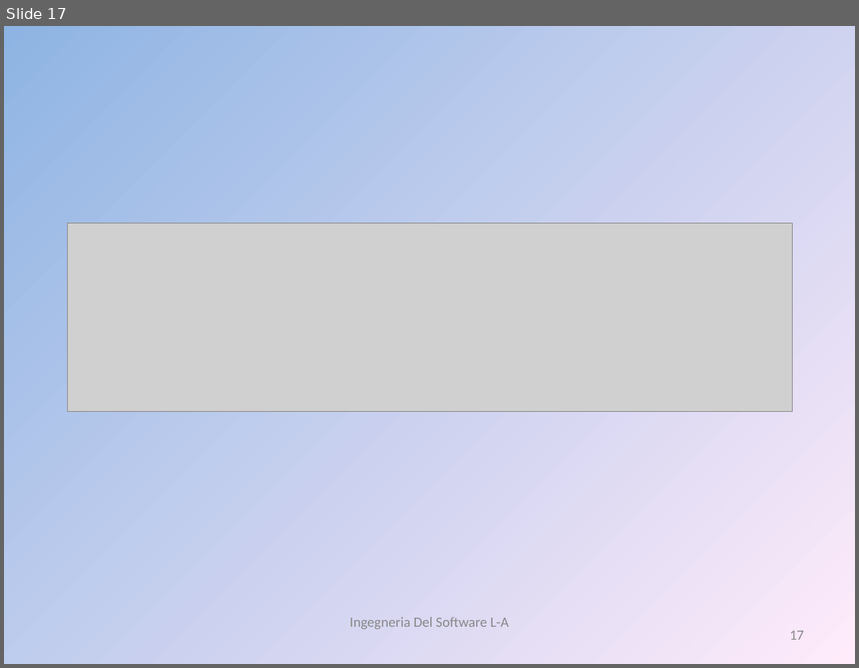
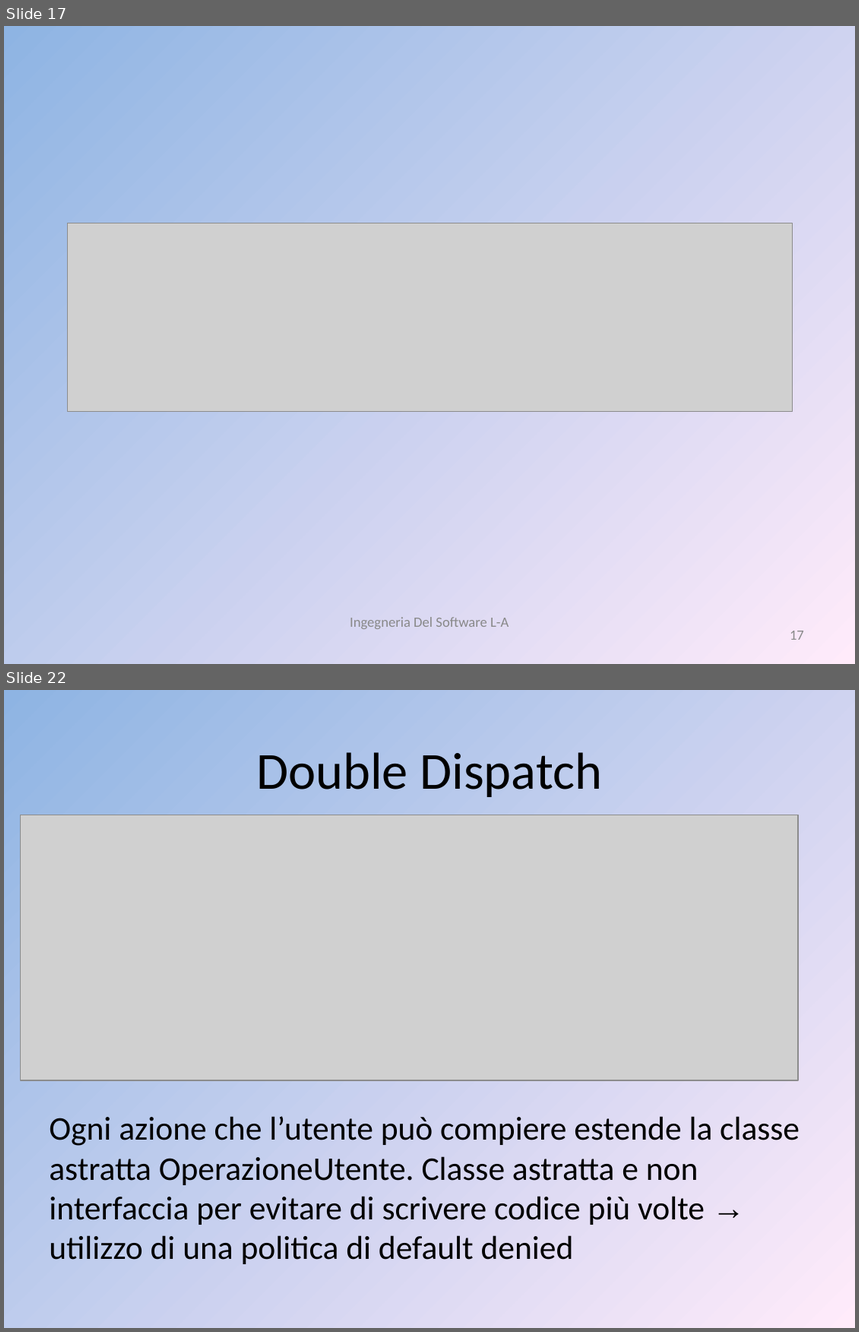
Before and after one commit to liannario/ingsoftbo, a slide deck: ViaggiateSicuri.ppt. Shown one above the other, each under a label of ours: slide 17 before the commit, slides 17 and 22 after it; the slides between them are not shown. The pictures are 859x668 and 859x1332 pixels, drawn with LibreOffice and Linux fonts; fonts in the diff are those of the drawing; grey boxes stand for pictures. Boxes give left, top, right and bottom in pixels: in the first picture for what was removed or moved away, otherwise in the second. Text is boxed around its words. In the diff, an @@ line names an element or a change of style, - is before the commit and + after.

```diff
--- a/ViaggiateSicuri.ppt
+++ b/ViaggiateSicuri.ppt
@@ slide 22 added at (4,690,855,1328), background gradient #8EB4E3 to #FFEBFA @@
@@ title added at (256,752,602,797), 44 pt, text #000000 @@
+Double Dispatch
@@ picture added at (21,815,799,1081) @@
@@ text added at (49,1116,800,1265), 28 pt, text #000000 @@
+Ogni azione che l’utente può compiere estende la classe astratta OperazioneUtente. Classe astratta e non interfaccia per evitare di scrivere codice più volte → utilizzo di una politica di default denied
```
Also in this commit, not shown: 1 slide changed, 7 other slides added.
